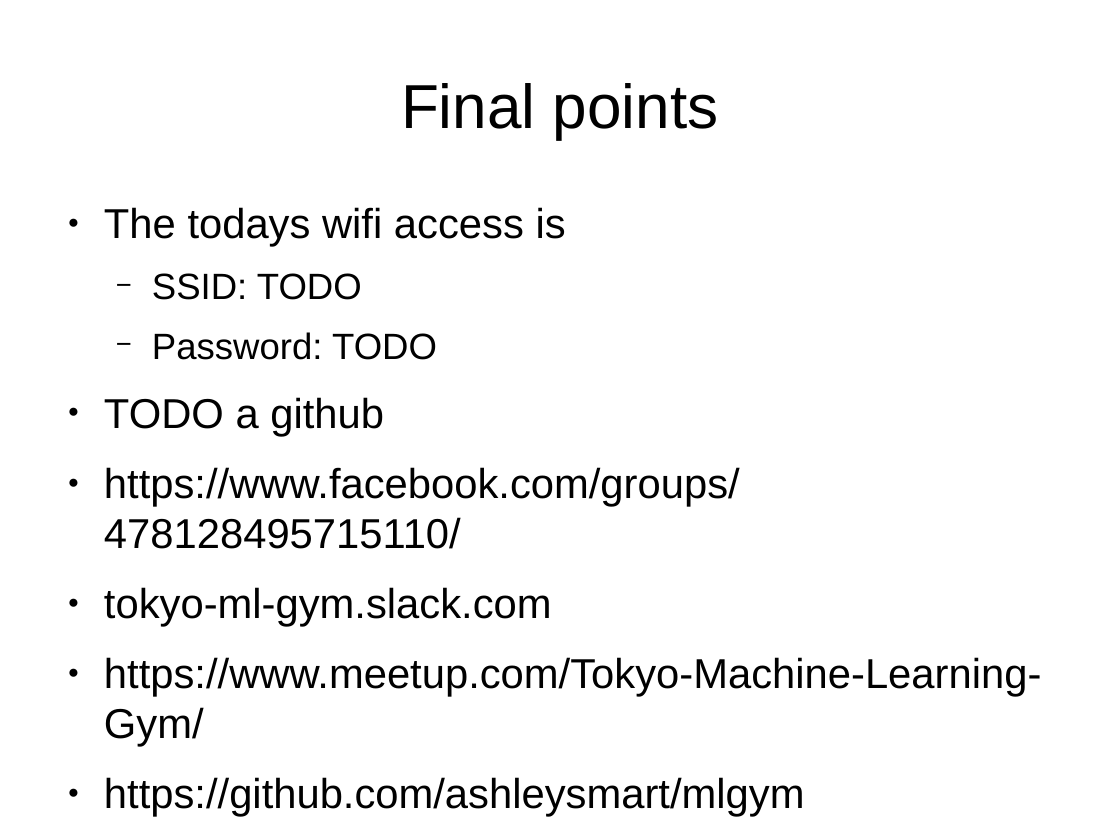
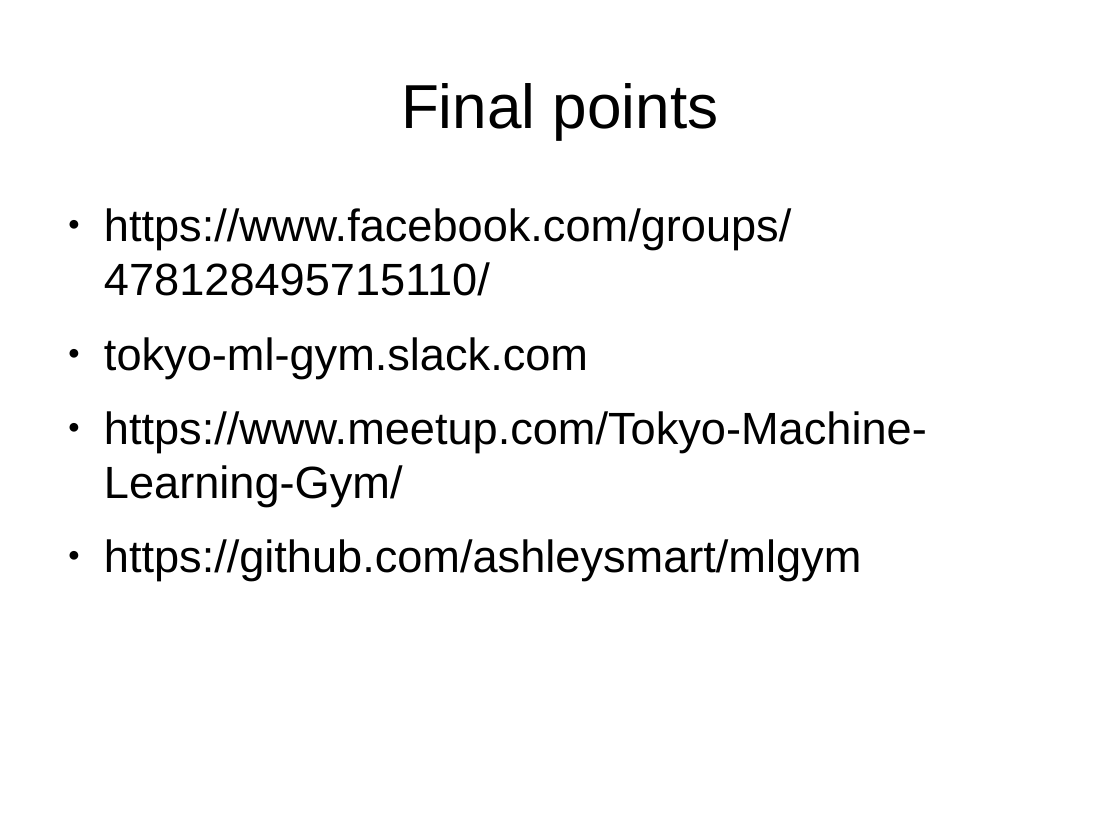
Before and after one commit to ashleysmart/mlgym, a slide deck: slide 6 of tuts/MLGym_Intro.odp. Drawn at 1120x840 pixels with LibreOffice and Linux fonts; fonts in the diff are those of the drawing. Boxes give left, top, right and bottom in pixels: in the first picture for what was removed or moved away, otherwise in the second. Text is boxed around its words. In the diff, an @@ line names an element or a change of style, - is before the commit and + after.

```diff
--- a/tuts/MLGym_Intro.odp
+++ b/tuts/MLGym_Intro.odp
@@ text "https://www.facebook.com/groups/478128495715110/" at [104,208,927,581]: size 29.6 to 32 pt @@
@@ text at [104,207,566,436]: paragraphs removed @@
-● The todays wifi access is
-  − SSID: TODO
-  − Password: TODO
-● TODO a github
```
Also in this commit, not shown: 2 other slides changed, 1 slide added, 1 slide removed, 3 other files.
